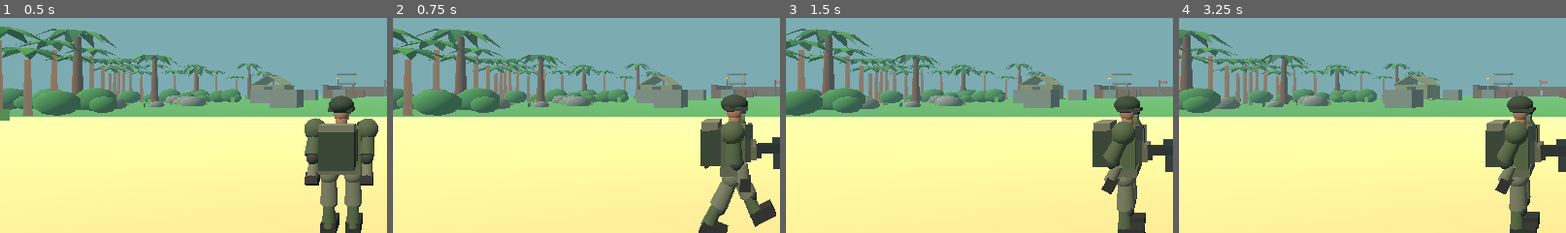
Above: before the commit, frames 1-4 (left to right).
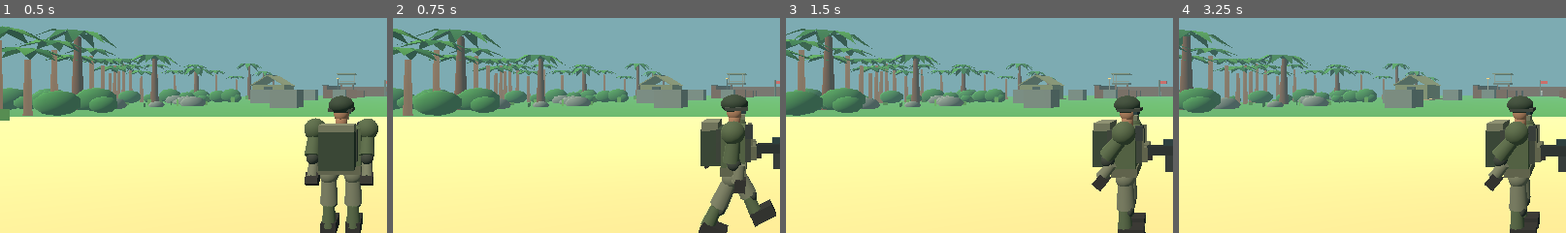
Above: after the commit, the same moments.

Repository: gauravprajapat-23/commando-assesian
Game: Godot game, scene res://scenes/main.tscn
Same seed, same stepped clock (60 frames per second), same inputs: the game is played once before the commit and once after it.
Inputs (mouse positions are % of the whole screen's width and height, from its top left):
- Up to frame 1 (0.5 s): no input
- Up to frame 2 (0.75 s): tap Enter at 0.5 s; move the mouse to (72, 44) at 0.52 s; hold D from 0.53 s (still down); tap 1 at 0.6 s; click (72, 44) at 0.67 s
- Up to frame 3 (1.5 s): tap Space at 0.77 s; release D at 1.25 s; drag from (30, 54) to (45, 70) at 1.27 s
- Up to frame 4 (3.25 s): move the mouse to (60, 27) at 2.02 s; hold D 2.03-2.75 s; tap 3 at 2.1 s; drag from (45, 70) to (20, 34) at 2.77 s
The pictures show only the part of the screen within x 0-50%, y 33-83%; the shares and areas given below are measured in that part.

Frame 1 is identical in both runs. In frame 2, 0.4% of the frame differs, in the area x 84-93%, y 47-82%; in frame 3, 0.9%; in frame 4, 1.0%, in the area x 78-91%, y 48-82%.

Commit message:
Connect player combat lifecycle to imported and procedural soldier animations

Diff:
--- a/scripts/player/commando_controller.gd
+++ b/scripts/player/commando_controller.gd
@@ -97,6 +97,8 @@
     tick_combat(delta)
     if is_dead:
         velocity = Vector3.ZERO
+        if body_visual.has_method("animate_character"):
+            body_visual.call("animate_character", delta, 0.0, false, false, false, true, false)
         return
     var controls: Dictionary = _control_state if _external_controls else _native_state()
     var raw_move: Vector2 = controls.get("move", Vector2.ZERO)
@@ -122,7 +124,7 @@
     if desired.length_squared() > 0.001:
         body_visual.rotation.y = lerp_angle(body_visual.rotation.y, atan2(-desired.x, -desired.z) - rotation.y, minf(1.0, delta * 12.0))
     if body_visual.has_method("animate_character"):
-        body_visual.call("animate_character", delta, move_input.length(), bool(controls.get("sprint", false)), bool(controls.get("aim", false)), crouched, is_dead)
+        body_visual.call("animate_character", delta, move_input.length(), bool(controls.get("sprint", false)), bool(controls.get("aim", false)), crouched, is_dead, is_reloading)
     if bool(controls.get("reload", false)):
         start_reload()
     if bool(controls.get("fire", false)):
@@ -154,6 +156,8 @@
         return false
     ammo -= 1
     _shot_cooldown = maxf(fire_interval, 0.0)
+    if body_visual.has_method("play_action"):
+        body_visual.call("play_action", "fire")
     ammo_changed.emit(ammo, reserve_ammo)
     var origin := camera.global_position
     var destination := origin - camera.global_basis.z * weapon_range
@@ -172,6 +176,8 @@
         return false
     is_reloading = true
     _reload_left = maxf(reload_duration, 0.0)
+    if body_visual.has_method("play_action"):
+        body_visual.call("play_action", "reload")
     if _reload_left <= 0.0:
         finish_reload()
     return true
@@ -194,6 +200,8 @@
     if health <= 0.0:
         is_dead = true
         is_reloading = false
+        if body_visual.has_method("play_action"):
+            body_visual.call("play_action", "death")
         died.emit()
 
 func get_team() -> String:
